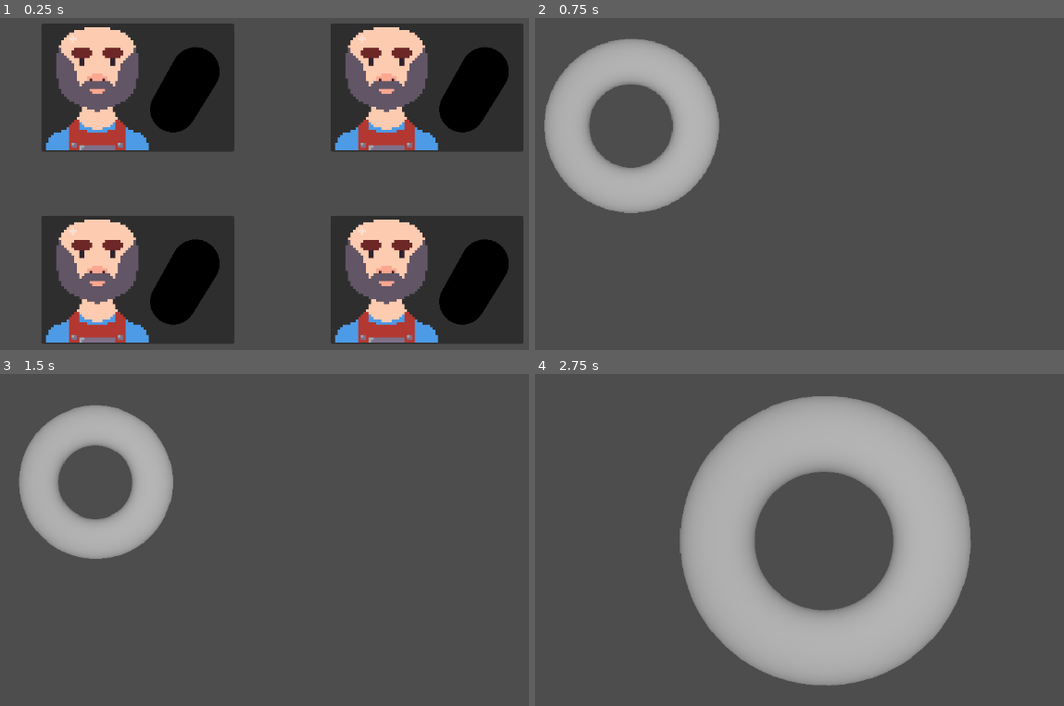
Above: before the commit, frames 1-4 (two rows, left to right).
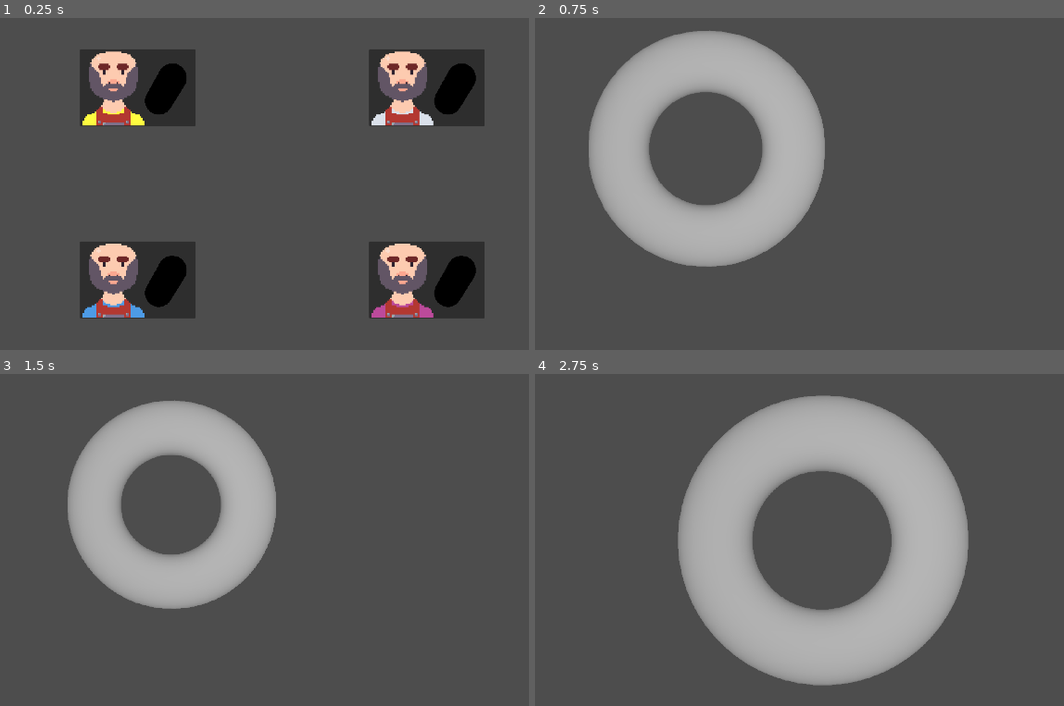
Above: after the commit, the same moments.

Repository: SUNTheBaer/lowball
Game: Godot game, scene res://levels/vendor_select.tscn
Same seed, same stepped clock (60 frames per second), same inputs: the game is played once before the commit and once after it. The engine's default icon, where the game draws it, is replaced by a stand-in: a white triangle on a blue panel in a dark square.
Inputs (mouse positions are in pixels of both pictures, inside the frame that each line leads up to):
- Up to frame 1 (0.25 s): no input
- Up to frame 2 (0.75 s): click (672, 87) at 0.52 s
- Up to frame 3 (1.5 s): tap Enter at 1.25 s; move the mouse to (444, 516) at 1.27 s; click (444, 516) at 1.42 s
- Up to frame 4 (2.75 s): tap Space at 2 s; move the mouse to (672, 559) at 2.02 s; click (672, 559) at 2.17 s

The runs differ from the first frame. In frame 1, 45% of the frame differs, in the area x 7-99%, y 1-99%; in frame 2, 23%; in frame 3, 18%; in frame 4, 1.2%.

Commit message:
Adding offer page; Randomizing vendor on start

Diff:
--- a/characters/vendor_shopkeep.tscn
+++ b/characters/vendor_shopkeep.tscn
@@ -1,6 +1,6 @@
 [gd_scene format=3 uid="uid://bbpkl1j2c1hsa"]
 
-[ext_resource type="Texture2D" uid="uid://daqvf0jiu7ojl" path="res://assets/vendors/shopkeeper.png" id="1_8m41w"]
+[ext_resource type="Texture2D" uid="uid://daqvf0jiu7ojl" path="res://assets/vendors/ShopkeeperBlue.png" id="1_8m41w"]
 
 [sub_resource type="ViewportTexture" id="ViewportTexture_65khg"]
 viewport_path = NodePath("SubViewport")
--- a/levels/market_item/market_item.tscn
+++ b/levels/market_item/market_item.tscn
@@ -33,7 +33,7 @@
 [node name="SubViewport" type="SubViewport" parent="SubViewportContainer" unique_id=74852308]
 transparent_bg = true
 handle_input_locally = false
-size = Vector2i(1152, 648)
+size = Vector2i(1920, 1080)
 render_target_update_mode = 4
 script = ExtResource("1_rd50n")
 
--- a/levels/market_item/sub_viewport.gd
+++ b/levels/market_item/sub_viewport.gd
@@ -1,6 +1,5 @@
 extends SubViewport
 
-@onready var animation_player: AnimationPlayer = $"../../AnimationPlayer"
 @onready var market_item_object: Node3D = $MarketItemObject
 
 var expanded = false
--- /dev/null
+++ b/levels/offer_page.gd
@@ -0,0 +1,38 @@
+extends Control
+
+var vendor_texture = null
+var vendor_sprites = []
+
+# Called when the node enters the scene tree for the first time.
+func _ready() -> void:
+	load_vendor_sprites()
+	%VendorTexture.set_texture(vendor_sprites.pick_random())
+
+	#TODO
+	#Ensure same vendor doesn't get selected twice
+	#Change name of node so that scene_switcher can use node name for parameter
+	#Populate items randomly
+
+func load_vendor_sprites():
+	var vendor_sprite_paths = []
+	var path = "res://assets/vendors/"
+	var dir = DirAccess.open(path)
+
+	# Iterate through vendor sprite directory, adding all paths to array
+	if dir:
+		dir.list_dir_begin()
+		var file_name = dir.get_next()
+
+		while file_name != "":
+			if not dir.current_is_dir() and file_name.ends_with(".png"):
+				vendor_sprite_paths.append(path + "/" + file_name)
+			file_name = dir.get_next()
+		dir.list_dir_end()
+	else:
+		print("An error occurred when trying to access the path.")
+
+	# Iterate through vendor sprite paths array and load sprites into array
+	for sprite_path in vendor_sprite_paths:
+		var image = Image.load_from_file(sprite_path)
+		var texture = ImageTexture.create_from_image(image)
+		vendor_sprites.append(texture)
--- /dev/null
+++ b/levels/offer_page.tscn
@@ -0,0 +1,93 @@
+[gd_scene format=3 uid="uid://cdkqr2bthhc2q"]
+
+[ext_resource type="PackedScene" uid="uid://daermx8fh4rei" path="res://levels/market_item/market_item.tscn" id="1_1jkup"]
+[ext_resource type="Script" uid="uid://b46nc6bcxg00w" path="res://levels/offer_page.gd" id="1_12dve"]
+[ext_resource type="Texture2D" uid="uid://dsudy7spfvi6i" path="res://assets/Logo.png" id="2_qkda8"]
+[ext_resource type="Texture2D" uid="uid://daqvf0jiu7ojl" path="res://assets/vendors/ShopkeeperBlue.png" id="4_lm72k"]
+
+[node name="OfferScreen" type="Control" unique_id=1528025731]
+layout_mode = 3
+anchors_preset = 15
+anchor_right = 1.0
+anchor_bottom = 1.0
+grow_horizontal = 2
+grow_vertical = 2
+script = ExtResource("1_12dve")
+
+[node name="MarketItem" parent="." unique_id=1652717039 instance=ExtResource("1_1jkup")]
+custom_minimum_size = Vector2(500, 500)
+layout_mode = 1
+anchors_preset = 8
+anchor_left = 0.5
+anchor_top = 0.5
+anchor_right = 0.5
+anchor_bottom = 0.5
+offset_left = -250.0
+offset_top = -250.0
+offset_right = 250.0
+offset_bottom = 250.0
+
+[node name="TextureRect" type="TextureRect" parent="." unique_id=348319712]
+layout_mode = 0
+offset_right = 841.0
+offset_bottom = 651.0
+scale = Vector2(0.4, 0.4)
+texture = ExtResource("2_qkda8")
+
+[node name="VendorTexture" type="TextureRect" parent="." unique_id=934923940]
+unique_name_in_owner = true
+layout_mode = 0
+offset_top = 680.0
+offset_right = 400.0
+offset_bottom = 1079.9983
+texture = ExtResource("4_lm72k")
+
+[node name="Label" type="Label" parent="." unique_id=463221299]
+layout_mode = 1
+anchors_preset = 6
+anchor_left = 1.0
+anchor_top = 0.5
+anchor_right = 1.0
+anchor_bottom = 0.5
+offset_left = -470.0
+offset_top = -280.0
+offset_right = -161.0
+offset_bottom = -33.99951
+grow_horizontal = 0
+grow_vertical = 2
+theme_override_colors/font_color = Color(0.14509805, 0.53333336, 0.19607843, 1)
+theme_override_font_sizes/font_size = 180
+text = "$50"
+horizontal_alignment = 1
+
+[node name="Label2" type="Label" parent="." unique_id=1486404248]
+layout_mode = 1
+anchors_preset = 4
+anchor_top = 0.5
+anchor_bottom = 0.5
+offset_top = -224.125
+offset_right = 309.0
+offset_bottom = -114.125
+grow_vertical = 2
+theme_override_colors/font_color = Color(0.8352941, 0.2627451, 0.43137255, 1)
+theme_override_font_sizes/font_size = 80
+text = "Spree X"
+horizontal_alignment = 1
+
+[node name="Button" type="Button" parent="." unique_id=1772974549]
+layout_mode = 0
+offset_left = 1400.0
+offset_top = 500.0
+offset_right = 1817.0
+offset_bottom = 641.0
+theme_override_font_sizes/font_size = 80
+text = "Offer"
+
+[node name="Button2" type="Button" parent="." unique_id=342370579]
+layout_mode = 0
+offset_left = 1400.0
+offset_top = 675.0
+offset_right = 1817.0
+offset_bottom = 816.0
+theme_override_font_sizes/font_size = 80
+text = "Leave"
--- a/project.godot
+++ b/project.godot
@@ -19,6 +19,11 @@
 
 SceneSwitcher="*uid://dm7gjh5xeshj8"
 
+[display]
+
+window/size/viewport_width=1920
+window/size/viewport_height=1080
+
 [input]
 
 escape={
Binary file added: assets/Logo.png
Not shown, added: assets/Logo.png.import
Renamed: assets/vendors/shopkeeper.png -> assets/vendors/ShopkeeperBlue.png
Not shown, added: assets/vendors/ShopkeeperBlue.png.import
Binary file added: assets/vendors/ShopkeeperPink.png
Not shown, added: assets/vendors/ShopkeeperPink.png.import
Binary file added: assets/vendors/ShopkeeperWhite.png
Not shown, changed: assets/vendors/ShopkeeperWhite.png.import
Binary file added: assets/vendors/ShopkeeperYellow.png
Not shown, added: assets/vendors/ShopkeeperYellow.png.import
Not shown, added: levels/offer_page.gd.uid
